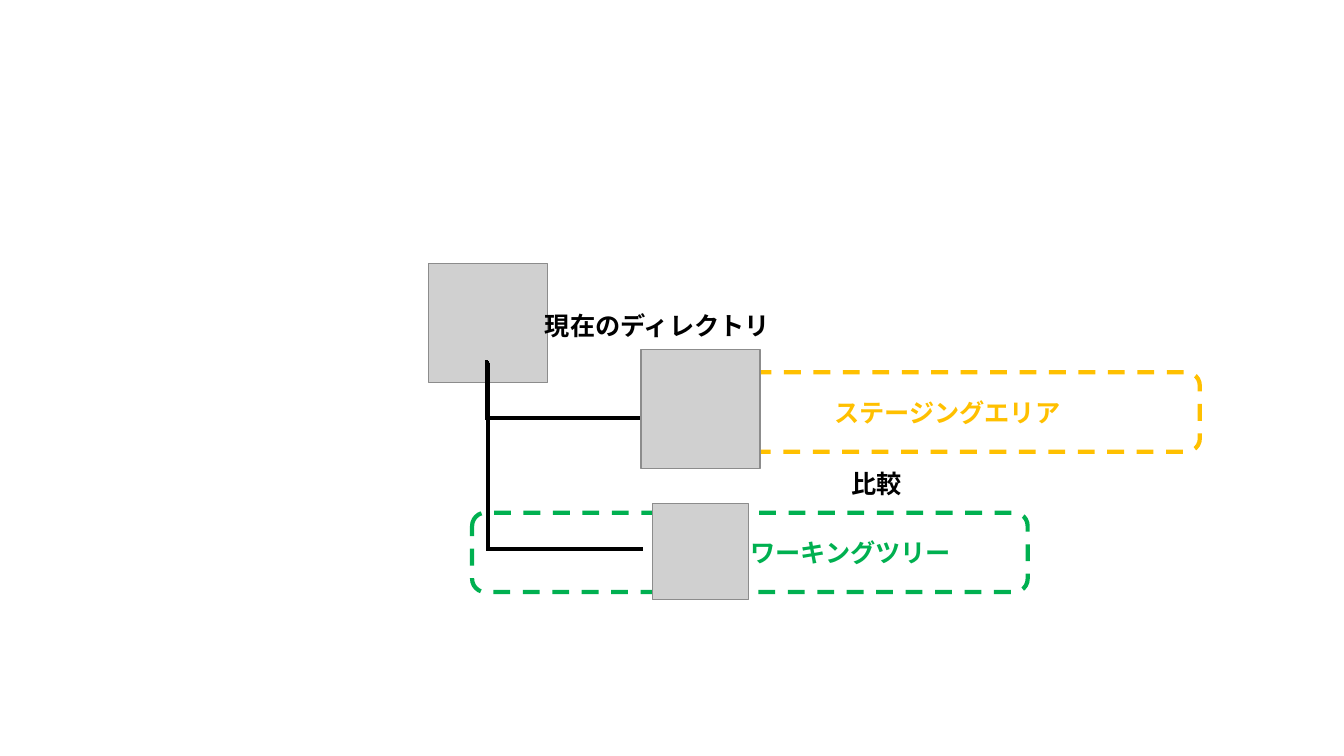
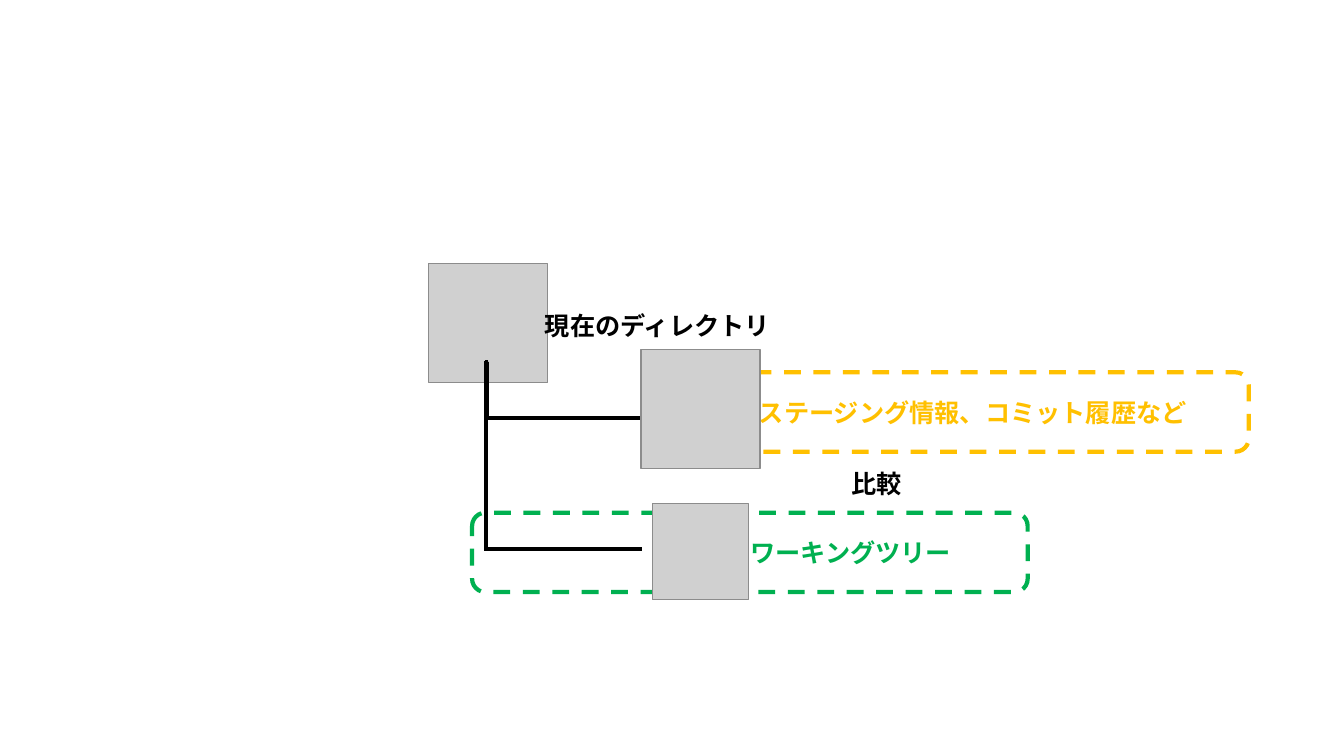
Before and after one commit to nishida2073/ai_navive, a slide deck: slide 29 of 01_テキスト/Git入門_図.pptx (slide 27 before the commit). Drawn at 1344x756 pixels with LibreOffice and Linux fonts; fonts in the diff are those of the drawing; grey boxes stand for pictures. Boxes give left, top, right and bottom in pixels: in the first picture for what was removed or moved away, otherwise in the second. Text is boxed around its words. In the diff, an @@ line names an element or a change of style, - is before the commit and + after.

```diff
--- a/01_テキスト/Git入門_図.pptx
+++ b/01_テキスト/Git入門_図.pptx
@@ elbow line (487, 363) - (642, 549): route changed @@
@@ rounded rectangle "ステージング情報、コミット履歴など" resized from (x1=644, y1=372, x2=1200, y2=452) to (x1=644, y1=372, x2=1249, y2=452) @@
@@ text in rounded rectangle at (x1=759, y1=396, x2=1187, y2=428): text changed @@
-  ステージングエリア
+    ステージング情報、コミット履歴など
```
Also in this commit, not shown: 10 other slides changed, 18 slides added, 1 other file.
